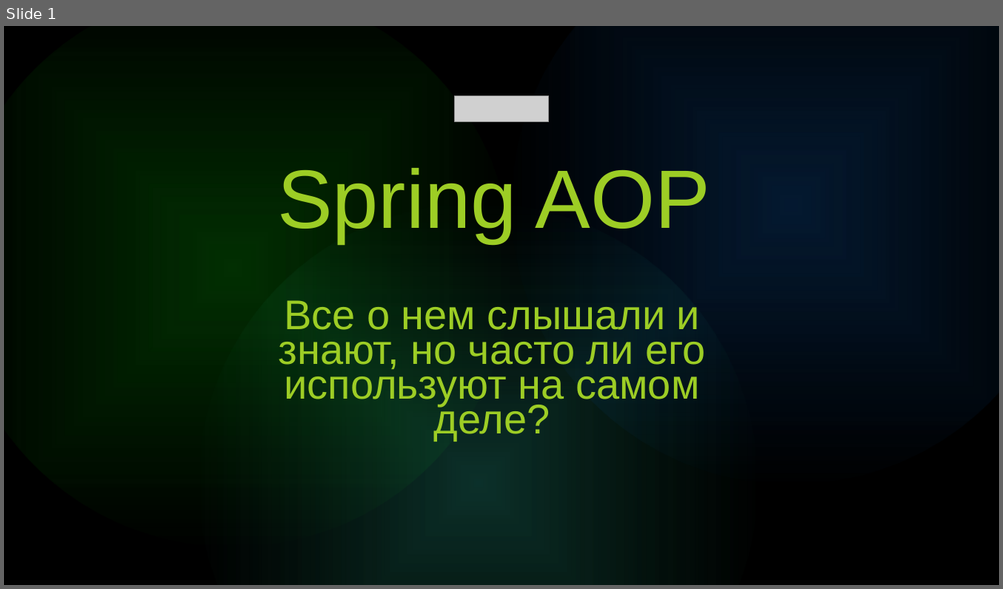
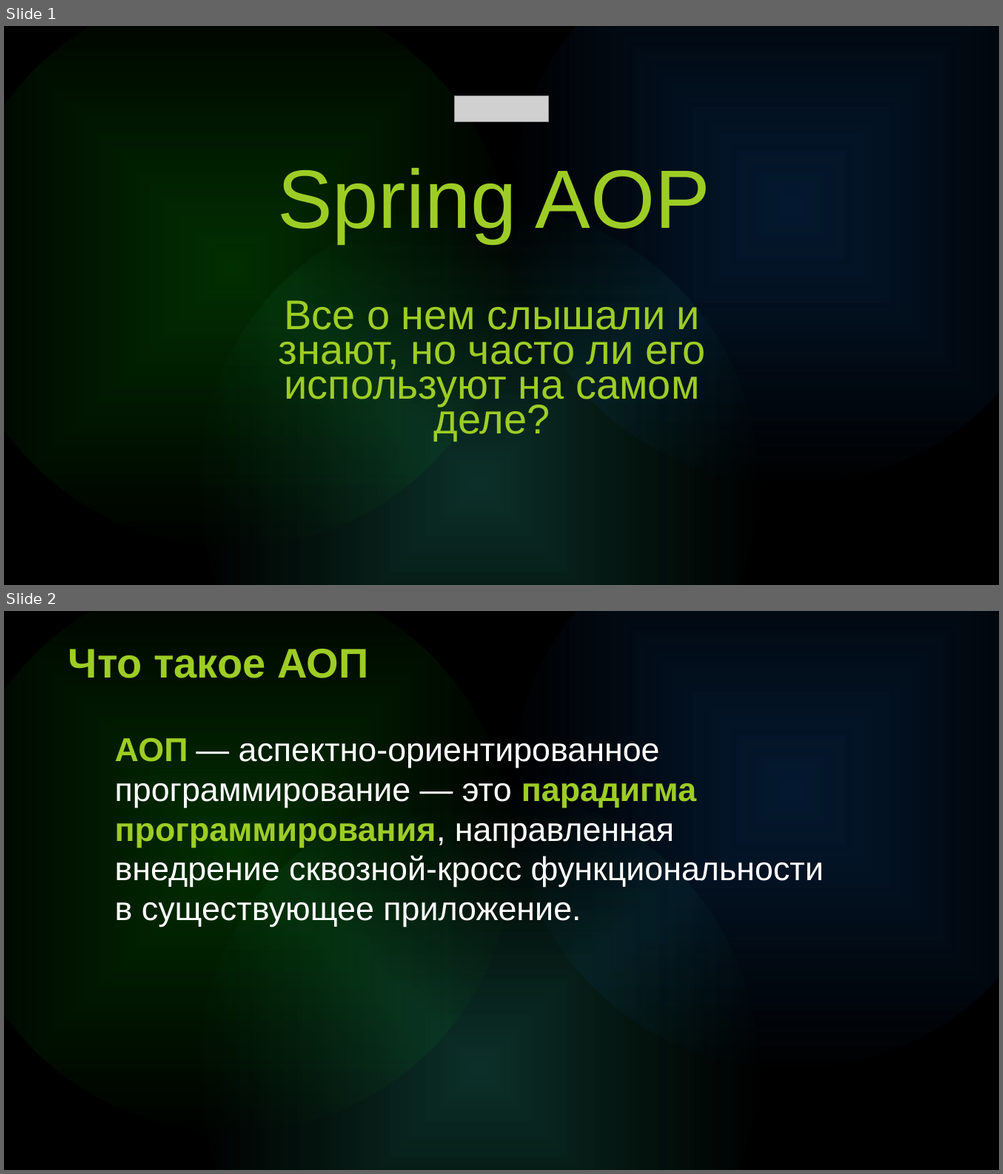
Before and after one commit to i-gabdrahmanov/lectures, a slide deck: Aop for school 21/AOP.pptx. Shown one above the other, each under a label of ours: slide 1 before the commit, slides 1 and 2 after it. The pictures are 1003x589 and 1003x1174 pixels, drawn with LibreOffice and Linux fonts; fonts in the diff are those of the drawing; grey boxes stand for pictures. Boxes give left, top, right and bottom in pixels: in the first picture for what was removed or moved away, otherwise in the second. Text is boxed around its words. In the diff, an @@ line names an element or a change of style, - is before the commit and + after.

```diff
--- a/Aop for school 21/AOP.pptx
+++ b/Aop for school 21/AOP.pptx
@@ slide 2 added at [4, 611, 999, 1170], background #000000; not listed: 3 template elements that a slide beside it also shows @@
@@ text added at [68, 649, 368, 678], 40 pt, text gradient #34E234 to #9DCD25 to #F2E800 to #00A4E0 to #0086D0, bold @@
+Что такое АОП
@@ text added at [115, 738, 823, 927], 32 pt, text #FFFFFF @@
+АОП — аспектно-ориентированное программирование — это парадигма программирования, направленная внедрение сквозной-кросс функциональности в существующее приложение.
```
Also in this commit, not shown: 28 other slides added, 15 slides removed, 3 other files.
